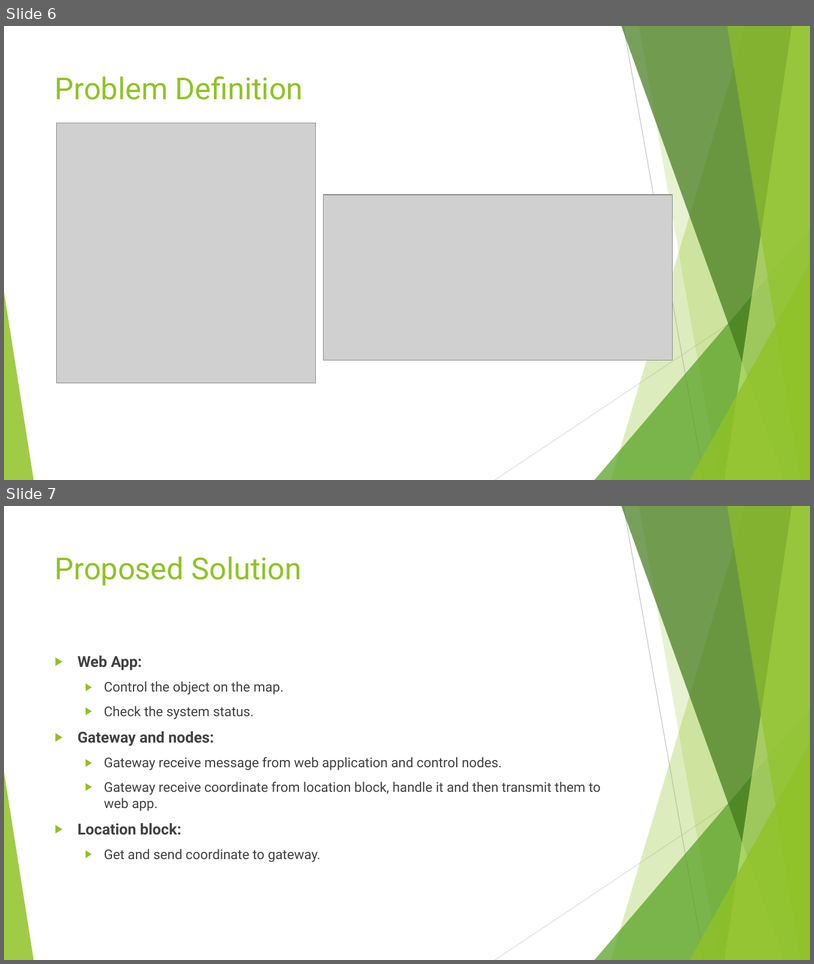
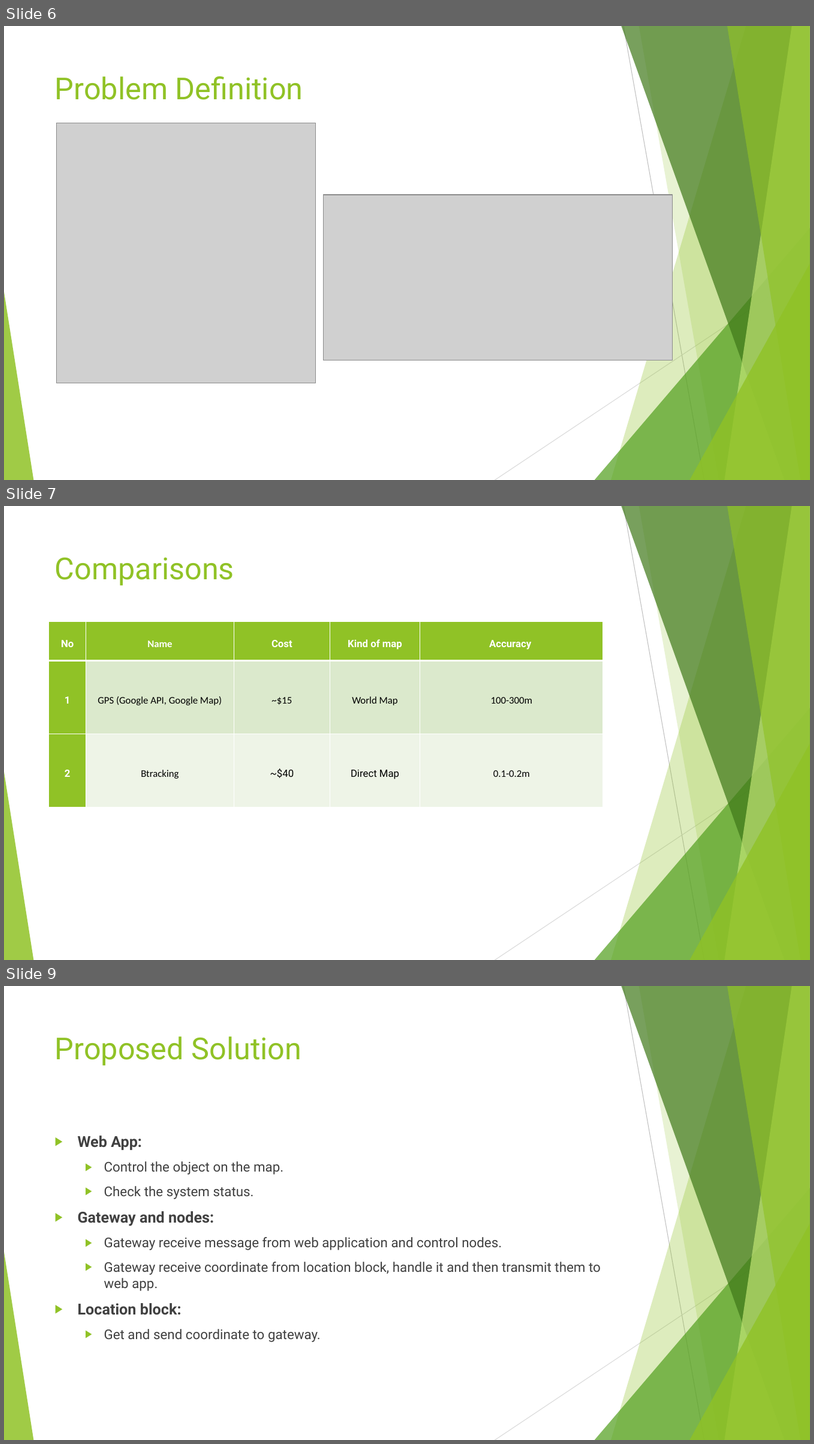
Before and after one commit to kingeni/CapstoneFU, a slide deck: document/Week_1/Report_Week_1.pptx. Shown one above the other, each under a label of ours: slides 6 and 7 before the commit, slides 6, 7 and 9 after it; the slides between them are not shown. The pictures are 814x964 and 814x1444 pixels, drawn with LibreOffice and Linux fonts; fonts in the diff are those of the drawing; grey boxes stand for pictures. Boxes give left, top, right and bottom in pixels: in the first picture for what was removed or moved away, otherwise in the second. Text is boxed around its words. In the diff, an @@ line names an element or a change of style, - is before the commit and + after.

```diff
--- a/document/Week_1/Report_Week_1.pptx
+++ b/document/Week_1/Report_Week_1.pptx
@@ slide 7 added at (4,506,810,960), background #FFFFFF; not listed: 10 template elements that a slide beside it also shows @@
@@ title added at (55,557,234,586), 36 pt, text #90C226 @@
+Comparisons
@@ table added at (49,622,604,807), 3 rows, 5 columns @@
+No | Name | Cost | Kind of map | Accuracy
+1 | GPS (Google API, Google Map) | ~$15 | World Map | 100-300m
+2 | Btracking | ~$40 | Direct Map | 0.1-0.2m
@@ what was slide 7 is now slide 9 @@
```
Also in this commit, not shown: 2 slides changed, 2 other slides added, 3 other files.
